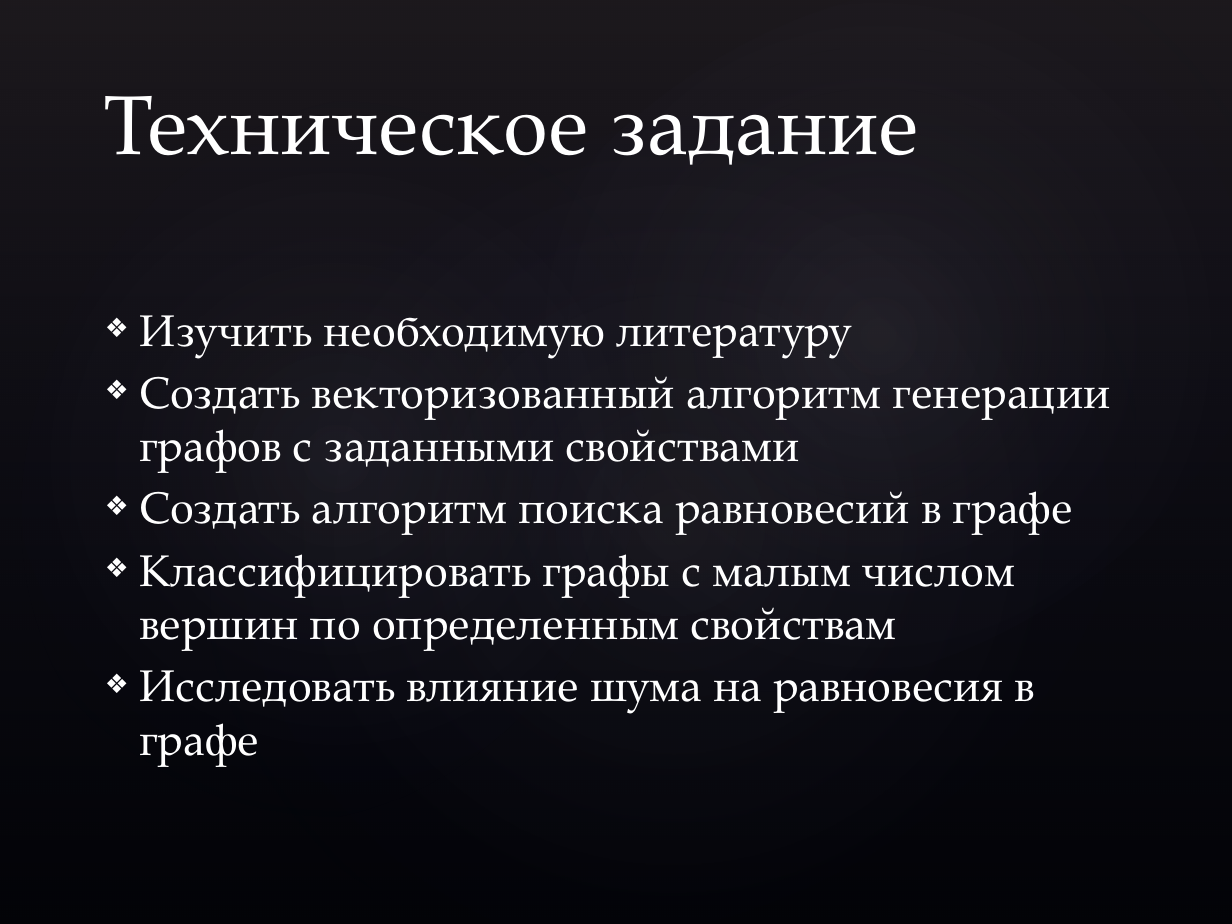
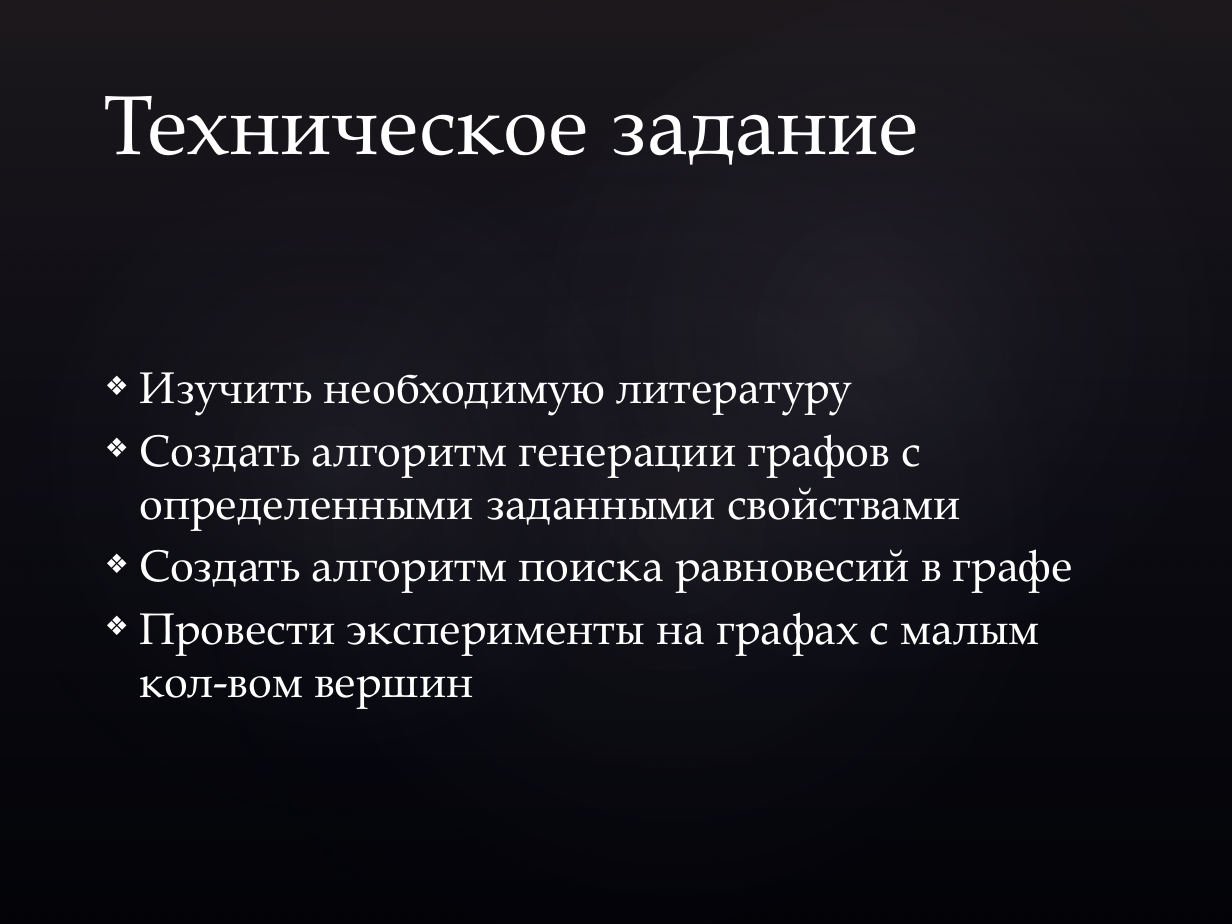
Before and after one commit to ChrisA23C/A-Landscape-Theory-of-Aggregation, a slide deck: slide 5 of Исследование равновесий в модели A Landscape Theory of Aggregation.pptx (slide 4 before the commit). Drawn at 1232x924 pixels with LibreOffice and Linux fonts; fonts in the diff are those of the drawing; background and template pictures are left out. Boxes give left, top, right and bottom in pixels: in the first picture for what was removed or moved away, otherwise in the second. Text is boxed around its words. In the diff, an @@ line names an element or a change of style, - is before the commit and + after.

```diff
--- a/Исследование равновесий в модели A Landscape Theory of Aggregation.pptx
+++ b/Исследование равновесий в модели A Landscape Theory of Aggregation.pptx
@@ text at bbox=[139, 434, 961, 530]: text changed @@
-❖ Создать векторизованный алгоритм генерации графов с заданными свойствами
+❖ Создать алгоритм генерации графов с определенными заданными свойствами
@@ text at bbox=[139, 612, 1040, 708]: text changed @@
-❖ Классифицировать графы с малым числом вершин по определенным свойствам
-❖ Исследовать влияние шума на равновесия в графе
+❖ Провести эксперименты на графах с малым кол-вом вершин
```
Also in this commit, not shown: 7 other slides changed, 1 slide added.
